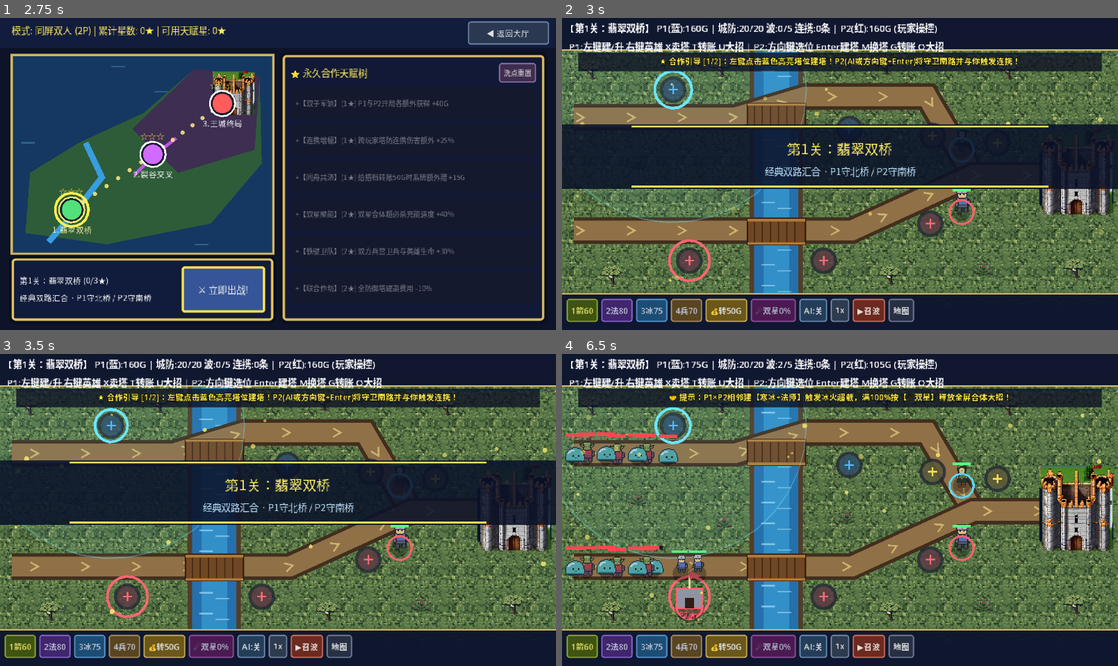
Above: before the commit, frames 1-4 (two rows, left to right).
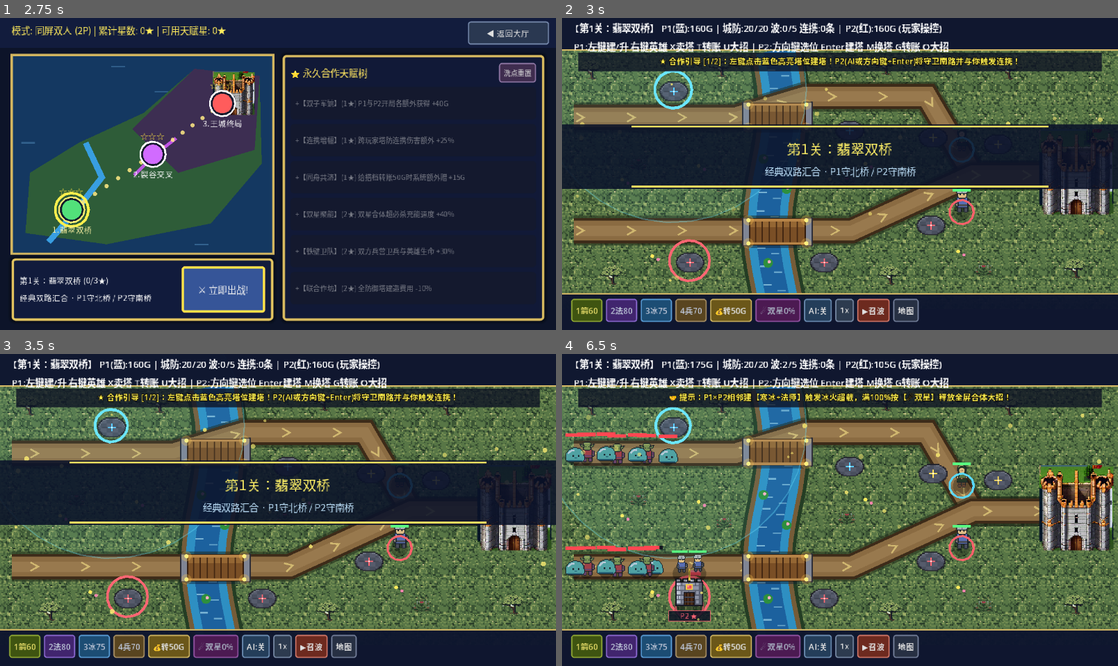
Above: after the commit, the same moments.

Repository: HinaKalo/twin-bastion-skyward-siege
Game: Godot game, scene res://game/scenes/title_lobby.tscn
Two runs of this game, one before a commit and one after it. Both use one fixed random seed, a clock stepped at 60 frames per second and the inputs below.
Inputs (mouse positions are in pixels of both pictures, inside the frame that each line leads up to):
- Up to frame 1 (2.75 s): click "▶ 单人 + 智能 AI 搭档（推荐即刻出征）" at 0.5 s; click "◀ 返回大厅" at 1.25 s; click "👥 同屏双人合作（P1键鼠/手柄0 + P2方向键/手柄1）" at 2 s
- Up to frame 2 (3 s): click "⚔ 立即出战!" at 2.75 s
- Up to frame 3 (3.5 s): no input
- Up to frame 4 (6.5 s): tap Enter (ui_accept) at 3.5 s; move the mouse to (962, 494) at 3.52 s; hold D (move_right) 3.53-4.25 s; tap K (attack_heavy) at 3.6 s; click (962, 494) at 3.67 s; tap Space (jump) at 3.77, 4.07 s; drag from (728, 525) to (812, 572) at 4.27 s; move the mouse to (895, 441) at 5.02 s; hold A (move_left) 5.03-5.75 s; tap L (dodge) at 5.1 s; drag from (812, 572) to (673, 463) at 5.77 s

Frame 1 is identical in both runs. In frame 2, 11% of the frame differs, in the area x 0-86%, y 1-98%; in frame 3, 11%; in frame 4, 15%.

Commit message:
feat(art): hand-crafted 32x36 pixel-art tower sprites, carved stone pad pedestals, winding emerald river with lotus lily pads & lantern bridges, and clean beacon/HUD padding

Diff:
--- /dev/null
+++ b/game/core/pixel_tower_sprites.gd
@@ -0,0 +1,262 @@
+class_name PixelTowerSprites
+extends RefCounted
+## Hand-Crafted Procedural 32x32 Pixel-Art Sprite Sheet Generator for Twin Bastion TD.
+## Generates authentic 1px-outlined, multi-tone shaded pixel-art ImageTextures (matching
+## KOEI / Kingdom Rush pixel density) for:
+## - 4 Tower Types × 2 Owners (P1 Sapphire / P2 Crimson) with brick masonry, timber grain,
+##   shingled roofs, glowing arcane crystals, glacier facets, and iron-bound fortress gates!
+## - Carved Stone Build Pad Pedestals (Blue / Crimson / Gold)
+## - Wooden Lantern Bridge Tiles & Lily Pads.
+
+static var _cache: Dictionary = {}
+
+
+static func get_tower_texture(tid: String, owner: int) -> ImageTexture:
+	var key := "%s_%d" % [tid, owner]
+	if _cache.has(key):
+		return _cache[key]
+	var img := Image.create(32, 36, false, Image.FORMAT_RGBA8)
+	img.fill(Color(0, 0, 0, 0))
+	var accent := Color(0.24, 0.72, 1.0) if owner == 1 else Color(0.96, 0.30, 0.36)
+	var accent_hi := accent.lightened(0.32)
+	var accent_dk := accent.darkened(0.38)
+
+	match tid:
+		"arrow":
+			_paint_arrow_tower(img, accent, accent_hi, accent_dk)
+		"mage":
+			_paint_mage_tower(img, accent, accent_hi, accent_dk)
+		"frost":
+			_paint_frost_tower(img, accent, accent_hi, accent_dk)
+		"barracks":
+			_paint_barracks_tower(img, accent, accent_hi, accent_dk)
+
+	var tex := ImageTexture.create_from_image(img)
+	_cache[key] = tex
+	return tex
+
+
+static func get_pad_texture(owner_hint: int) -> ImageTexture:
+	var key := "pad_%d" % owner_hint
+	if _cache.has(key):
+		return _cache[key]
+	var img := Image.create(28, 22, false, Image.FORMAT_RGBA8)
+	img.fill(Color(0, 0, 0, 0))
+	var rune := Color(0.36, 0.80, 1.0) if owner_hint == 1 else (Color(1.0, 0.42, 0.46) if owner_hint == 2 else Color(1.0, 0.88, 0.36))
+	var cx := 14.0
+	var cy := 11.0
+	for y in range(22):
+		for x in range(28):
+			var dx := (float(x) - cx) / 12.5
+			var dy := (float(y) - cy) / 8.8
+			var d := dx * dx + dy * dy
+			if d > 1.0:
+				continue
+			if d > 0.82:
+				img.set_pixel(x, y, Color(0.14, 0.14, 0.18, 0.95)) # dark pixel outline
+			elif d > 0.66:
+				var rim := Color(0.42, 0.44, 0.50) if y < 11 else Color(0.28, 0.30, 0.36)
+				img.set_pixel(x, y, rim)
+			else:
+				# Carved flagstone brick pattern
+				var brick := ((x / 5) + (y / 4)) % 2 == 0
+				var base := Color(0.34, 0.36, 0.42) if brick else Color(0.29, 0.31, 0.37)
+				if y == 11 and absf(float(x) - cx) < 9.0:
+					base = base.darkened(0.18)
+				img.set_pixel(x, y, base)
+	# Glowing center build cross rune
+	for i in range(-3, 4):
+		img.set_pixel(14 + i, 11, rune)
+		img.set_pixel(14, 11 + i, rune)
+	img.set_pixel(14, 11, Color.WHITE)
+	var tex := ImageTexture.create_from_image(img)
+	_cache[key] = tex
+	return tex
+
+
+static func _px(img: Image, x: int, y: int, c: Color) -> void:
+	if x >= 0 and x < img.get_width() and y >= 0 and y < img.get_height():
+		img.set_pixel(x, y, c)
+
+
+static func _rect_px(img: Image, x0: int, y0: int, w: int, h: int, c: Color) -> void:
+	for y in range(y0, y0 + h):
+		for x in range(x0, x0 + w):
+			_px(img, x, y, c)
+
+
+static func _outline(img: Image, x0: int, y0: int, w: int, h: int, c: Color) -> void:
+	for x in range(x0, x0 + w):
+		_px(img, x, y0, c)
+		_px(img, x, y0 + h - 1, c)
+	for y in range(y0, y0 + h):
+		_px(img, x0, y, c)
+		_px(img, x0 + w - 1, y, c)
+
+
+static func _paint_arrow_tower(img: Image, ac: Color, ac_hi: Color, ac_dk: Color) -> void:
+	var ink := Color(0.11, 0.08, 0.06)
+	var wood_dk := Color(0.36, 0.22, 0.11)
+	var wood_md := Color(0.54, 0.35, 0.18)
+	var wood_hi := Color(0.72, 0.50, 0.26)
+	var stone_dk := Color(0.36, 0.38, 0.44)
+	var stone_md := Color(0.52, 0.55, 0.62)
+
+	# Stone foundation plinth (y = 27..33)
+	_rect_px(img, 6, 27, 20, 6, stone_md)
+	for x in range(7, 25, 4):
+		_px(img, x, 28, stone_dk)
+		_px(img, x + 2, 30, stone_dk)
+	_outline(img, 6, 27, 20, 6, ink)
+
+	# Timber tower shaft with vertical wood planks & cross-bracing (y = 14..27)
+	_rect_px(img, 8, 14, 16, 14, wood_md)
+	for x in [10, 14, 18, 21]:
+		_rect_px(img, x, 15, 1, 12, wood_dk)
+	_rect_px(img, 9, 15, 2, 12, wood_hi)
+	# Arrow slit window
+	_rect_px(img, 15, 18, 2, 5, Color(0.10, 0.08, 0.12))
+	_outline(img, 8, 14, 16, 14, ink)
+
+	# Overhanging crenelated archer parapet (y = 9..15)
+	_rect_px(img, 5, 10, 22, 5, wood_hi)
+	_rect_px(img, 6, 13, 20, 2, wood_dk)
+	_outline(img, 5, 10, 22, 5, ink)
+	for mx in [5, 11, 17, 23]:
+		_rect_px(img, mx, 8, 4, 3, wood_hi)
+		_outline(img, mx, 8, 4, 3, ink)
+
+	# Shingled pointed roof in owner heraldic color (y = 1..9)
+	for row in range(8):
+		var half := 1 + row
+		var y := 2 + row
+		for x in range(16 - half, 16 + half):
+			var c := ac_hi if x < 15 else (ac if x < 17 else ac_dk)
+			if row % 2 == 1 and (x + row) % 3 == 0:
+				c = c.darkened(0.16)
+			_px(img, x, y, c)
+		_px(img, 16 - half, y, ink)
+		_px(img, 16 + half - 1, y, ink)
+	_px(img, 15, 1, Color(1.0, 0.92, 0.42))
+	_px(img, 16, 1, Color(1.0, 0.92, 0.42))
+
+
+static func _paint_mage_tower(img: Image, ac: Color, ac_hi: Color, _ac_dk: Color) -> void:
+	var ink := Color(0.08, 0.06, 0.14)
+	var st_dk := Color(0.18, 0.15, 0.28)
+	var st_md := Color(0.28, 0.24, 0.44)
+	var st_hi := Color(0.42, 0.36, 0.62)
+	var gold := Color(0.95, 0.80, 0.32)
+
+	# Stepped obsidian pedestal
+	_rect_px(img, 5, 28, 22, 5, st_dk)
+	_outline(img, 5, 28, 22, 5, ink)
+
+	# Tapered arcane stone spire (y = 12..28)
+	for y in range(12, 28):
+		var inset := 7 if y > 22 else (8 if y > 16 else 9)
+		for x in range(inset, 32 - inset):
+			var c := st_hi if x < inset + 3 else (st_md if x < 29 - inset else st_dk)
+			if (y % 4 == 0) or ((x + (y / 4) * 3) % 5 == 0):
+				c = c.darkened(0.14)
+			_px(img, x, y, c)
+		_px(img, inset, y, ink)
+		_px(img, 31 - inset, y, ink)
+
+	# Glowing owner rune band & arched window
+	_rect_px(img, 14, 17, 4, 7, ac)
+	_rect_px(img, 15, 18, 2, 5, ac_hi)
+	_rect_px(img, 8, 25, 16, 2, gold)
+
+	# Arcane cradle prongs holding floating violet crystal (y = 2..12)
+	_rect_px(img, 9, 9, 2, 4, gold)
+	_rect_px(img, 21, 9, 2, 4, gold)
+	# Faceted glowing crystal diamond
+	for dy in range(-5, 6):
+		var w: int = 5 - absi(dy)
+		for dx in range(-w, w + 1):
+			var col := Color(0.96, 0.70, 1.0) if dx < 0 else Color(0.70, 0.28, 0.96)
+			if absi(dx) == w:
+				col = Color(0.28, 0.10, 0.44)
+			_px(img, 16 + dx, 6 + dy, col)
+	_px(img, 15, 4, Color.WHITE)
+	_px(img, 15, 5, Color.WHITE)
+
+
+static func _paint_frost_tower(img: Image, ac: Color, ac_hi: Color, _ac_dk: Color) -> void:
+	var ink := Color(0.08, 0.16, 0.26)
+	var ice_dk := Color(0.20, 0.54, 0.80)
+	var ice_md := Color(0.42, 0.82, 0.96)
+	var ice_hi := Color(0.78, 0.96, 1.0)
+
+	# Snow-dusted stone base
+	_rect_px(img, 6, 27, 20, 6, Color(0.44, 0.52, 0.62))
+	_rect_px(img, 7, 27, 18, 2, Color(0.88, 0.95, 1.0))
+	_outline(img, 6, 27, 20, 6, ink)
+
+	# Main crystalline glacier obelisk (y = 3..27)
+	for y in range(3, 27):
+		var half := mini(8, 1 + (y - 3) / 3 + (2 if y > 14 else 0))
+		for x in range(16 - half, 16 + half):
+			var c := ice_hi if x < 15 else (ice_md if x < 18 else ice_dk)
+			if (x - y) % 6 == 0:
+				c = c.lightened(0.18)
+			_px(img, x, y, c)
+		_px(img, 16 - half, y, ink)
+		_px(img, 16 + half - 1, y, ink)
+
+	# Side ice shards + owner emblem crystal
+	for y in range(15, 27):
+		_px(img, 6, y, ice_md)
+		_px(img, 7, y, ice_hi)
+		_px(img, 24, y, ice_dk)
+		_px(img, 25, y, ice_md)
+	_rect_px(img, 13, 19, 6, 6, ac)
+	_rect_px(img, 14, 20, 3, 3, ac_hi)
+	_px(img, 16, 4, Color.WHITE)
+	_px(img, 16, 5, Color.WHITE)
+
+
+static func _paint_barracks_tower(img: Image, ac: Color, ac_hi: Color, ac_dk: Color) -> void:
+	var ink := Color(0.10, 0.10, 0.14)
+	var st_dk := Color(0.36, 0.38, 0.44)
+	var st_md := Color(0.56, 0.58, 0.65)
+	var st_hi := Color(0.74, 0.76, 0.82)
+	var gold := Color(0.96, 0.80, 0.30)
+
+	# Heavy stone bastion body (y = 12..33)
+	_rect_px(img, 4, 12, 24, 21, st_md)
+	_rect_px(img, 5, 13, 3, 19, st_hi)
+	_rect_px(img, 24, 13, 3, 19, st_dk)
+	# Brick courses
+	for y in range(15, 32, 4):
+		for x in range(5, 27):
+			_px(img, x, y, st_dk)
+		for x in range(6 + ((y / 4) % 2) * 3, 26, 6):
+			_rect_px(img, x, y - 3, 1, 3, st_dk)
+	_outline(img, 4, 12, 24, 21, ink)
+
+	# Crenellations on roof
+	for mx in [4, 10, 16, 22]:
+		_rect_px(img, mx, 9, 5, 4, st_hi)
+		_outline(img, mx, 9, 5, 4, ink)
+
+	# Iron-bound arched wooden garrison gate (y = 21..32)
+	_rect_px(img, 11, 22, 10, 10, Color(0.30, 0.18, 0.10))
+	_rect_px(img, 12, 21, 8, 1, Color(0.30, 0.18, 0.10))
+	for gx in [13, 16, 19]:
+		_rect_px(img, gx, 22, 1, 10, Color(0.18, 0.10, 0.06))
+	_rect_px(img, 11, 25, 10, 1, Color(0.24, 0.26, 0.32))
+	_rect_px(img, 11, 29, 10, 1, Color(0.24, 0.26, 0.32))
+	_outline(img, 11, 21, 10, 12, ink)
+
+	# Heraldic Shield Emblem above gate
+	_rect_px(img, 13, 14, 6, 5, ac)
+	_rect_px(img, 14, 15, 2, 2, ac_hi)
+	_outline(img, 13, 14, 6, 5, gold)
+
+	# Tall Flagpole & Owner Pennant on top (y = 1..9)
+	_rect_px(img, 15, 1, 2, 10, gold)
+	_rect_px(img, 17, 2, 9, 5, ac)
+	_rect_px(img, 17, 2, 9, 2, ac_hi)
+	_rect_px(img, 17, 6, 7, 1, ac_dk)
--- a/game/core/tower_art_renderer.gd
+++ b/game/core/tower_art_renderer.gd
@@ -50,15 +50,29 @@
 			for tx in range(0, 480, 32):
 				for ty in range(28, 240, 32):
 					canvas.draw_texture_rect(meadow_tex, Rect2(Vector2(tx, ty), Vector2(32, 32)), false)
-		# Animated Shimmering Emerald River cutting through x = 165..205
-		canvas.draw_rect(Rect2(162, 28, 46, 210), Color(0.32, 0.24, 0.16)) # riverbank
-		canvas.draw_rect(Rect2(166, 28, 38, 210), Color(0.14, 0.44, 0.68))
-		canvas.draw_rect(Rect2(174, 28, 22, 210), Color(0.20, 0.56, 0.78))
-		for ry in range(36, 232, 18):
-			var off := fmod(t * 22.0 + float(ry), 18.0)
-			var wy := 30.0 + fmod(float(ry) + off, 204.0)
-			canvas.draw_line(Vector2(172, wy), Vector2(184, wy), Color(0.75, 0.94, 1.0, 0.55), 1.4)
-			canvas.draw_line(Vector2(186, wy + 5), Vector2(198, wy + 5), Color(0.75, 0.94, 1.0, 0.45), 1.2)
+		# Organic Gently-Winding Shimmering Emerald River (x ~ 170..202)
+		var bank_pts := PackedVector2Array()
+		var shore_pts := PackedVector2Array()
+		var deep_pts := PackedVector2Array()
+		for ry_i in range(0, 16):
+			var y := 28.0 + float(ry_i) * 14.5
+			var cx := 184.0 + sin(float(ry_i) * 0.45) * 6.5
+			bank_pts.append(Vector2(cx, y))
+			shore_pts.append(Vector2(cx, y))
+			deep_pts.append(Vector2(cx, y))
+		canvas.draw_polyline(bank_pts, Color(0.14, 0.24, 0.14), 48.0) # lush riverbank moss
+		canvas.draw_polyline(bank_pts, Color(0.46, 0.36, 0.22), 42.0) # sandy pebble shore
+		canvas.draw_polyline(shore_pts, Color(0.18, 0.56, 0.76), 34.0) # turquoise shallows
+		canvas.draw_polyline(deep_pts, Color(0.11, 0.38, 0.62), 20.0) # deep emerald-blue channel
+		# Animated pixel water sparkles & lily pads
+		for ry in range(36, 232, 16):
+			var wy := 32.0 + fmod(float(ry) + t * 18.0, 202.0)
+			var cx := 184.0 + sin((wy - 28.0) / 14.5 * 0.45) * 6.5
+			canvas.draw_line(Vector2(cx - 10, wy), Vector2(cx - 3, wy), Color(0.76, 0.96, 1.0, 0.55), 1.3)
+			canvas.draw_line(Vector2(cx + 2, wy + 5), Vector2(cx + 9, wy + 5), Color(0.76, 0.96, 1.0, 0.45), 1.2)
+		for lp in [Vector2(174, 122), Vector2(194, 148), Vector2(178, 212)]:
+			canvas.draw_circle(lp, 4.2, Color(0.18, 0.56, 0.24))
+			canvas.draw_circle(lp + Vector2(1, -1), 1.4, Color(1.0, 0.68, 0.78)) # tiny lotus flower
 		# Decorative Trees, Bushes & Wildflowers
 		if tree_tex != null:
 			for tp in [Vector2(26, 46), Vector2(138, 44), Vector2(280, 42), Vector2(386, 46), Vector2(44, 224), Vector2(284, 224), Vector2(444, 218)]:
@@ -66,6 +80,9 @@
 		if bush_tex != null:
 			for bp in [Vector2(66, 126), Vector2(140, 146), Vector2(246, 142), Vector2(364, 218)]:
 				canvas.draw_texture_rect(bush_tex, Rect2(bp - Vector2(8, 8), Vector2(16, 14)), false)
+		for fp in [Vector2(52, 140), Vector2(118, 128), Vector2(262, 126), Vector2(342, 202), Vector2(78, 206)]:
+			canvas.draw_circle(fp, 1.6, Color(1.0, 0.92, 0.36))
+			canvas.draw_circle(fp + Vector2(5, 3), 1.4, Color(0.95, 0.52, 0.68))
 
 	elif biome == "rift":
 		# 2. Twilight Highlands + Glowing Volcanic/Arcane Rift Fissures!
@@ -111,79 +128,55 @@
 static func draw_biome_bridges(canvas: CanvasItem, biome: String) -> void:
 	if biome != "bridge":
 		return
-	# Wooden plank bridges over the Emerald River at North (y=80) & South (y=184) crossings!
+	# Detailed Stone-Pier Timber Bridges with Water Drop Shadow & Warm Corner Lanterns!
 	for by in [74.0, 174.0]:
-		canvas.draw_rect(Rect2(160, by, 50, 22), Color(0.44, 0.28, 0.14))
-		canvas.draw_rect(Rect2(160, by, 50, 22), Color(0.22, 0.12, 0.05), false, 1.4)
-		for px in range(166, 208, 7):
-			canvas.draw_line(Vector2(px, by + 1), Vector2(px, by + 21), Color(0.28, 0.16, 0.08), 1.0)
-		# Top & bottom wooden railings
-		canvas.draw_line(Vector2(160, by + 1), Vector2(210, by + 1), Color(0.68, 0.48, 0.24), 2.2)
-		canvas.draw_line(Vector2(160, by + 21), Vector2(210, by + 21), Color(0.68, 0.48, 0.24), 2.2)
+		# Shadow on water below bridge
+		canvas.draw_rect(Rect2(160, by + 18, 52, 7), Color(0.04, 0.10, 0.18, 0.45))
+		# Stone abutments on left/right shores
+		canvas.draw_rect(Rect2(156, by - 1, 7, 24), Color(0.50, 0.52, 0.58))
+		canvas.draw_rect(Rect2(209, by - 1, 7, 24), Color(0.50, 0.52, 0.58))
+		canvas.draw_rect(Rect2(156, by - 1, 7, 24), Color(0.18, 0.18, 0.22), false, 1.0)
+		canvas.draw_rect(Rect2(209, by - 1, 7, 24), Color(0.18, 0.18, 0.22), false, 1.0)
+		# Shaded timber deck planks
+		canvas.draw_rect(Rect2(162, by, 48, 22), Color(0.48, 0.31, 0.15))
+		canvas.draw_rect(Rect2(162, by + 2, 48, 5), Color(0.58, 0.40, 0.20))
+		canvas.draw_rect(Rect2(162, by, 48, 22), Color(0.20, 0.11, 0.05), false, 1.2)
+		for px in range(167, 208, 6):
+			canvas.draw_line(Vector2(px, by + 1), Vector2(px, by + 21), Color(0.26, 0.15, 0.07), 1.0)
+		# Top & bottom wooden railings + warm glowing bridge posts
+		canvas.draw_line(Vector2(160, by + 1), Vector2(212, by + 1), Color(0.72, 0.52, 0.28), 2.2)
+		canvas.draw_line(Vector2(160, by + 21), Vector2(212, by + 21), Color(0.72, 0.52, 0.28), 2.2)
+		for lx in [161.0, 211.0]:
+			for ly in [by + 1.0, by + 21.0]:
+				canvas.draw_circle(Vector2(lx, ly), 4.5, Color(1.0, 0.78, 0.30, 0.28))
+				canvas.draw_circle(Vector2(lx, ly), 1.8, Color(1.0, 0.94, 0.50))
 
 
 static func draw_tower_detailed(canvas: CanvasItem, tid: String, p: Vector2, level: int, owner: int, t: float, font: Font) -> void:
-	var ocol := Color(0.32, 0.78, 1.0) if owner == 1 else Color(1.0, 0.38, 0.44)
-	var ocol_dark := ocol.darkened(0.42)
-	var lvl_scale := 1.0 + float(maxi(0, level - 1)) * 0.08
+	var ocol := Color(0.32, 0.80, 1.0) if owner == 1 else Color(1.0, 0.40, 0.46)
+	var bob := sin(t * 4.5 + p.x * 0.1) * 1.4 if tid == "mage" else 0.0
 
-	# Soft ground shadow + Owner Heraldic Pedestal Ring
-	canvas.draw_circle(p + Vector2(0, 9), 13.0 * lvl_scale, Color(0.0, 0.0, 0.0, 0.35))
-	canvas.draw_circle(p + Vector2(0, 8), 11.5 * lvl_scale, Color(ocol.r, ocol.g, ocol.b, 0.28))
-	canvas.draw_arc(p + Vector2(0, 8), 11.5 * lvl_scale, 0.0, TAU, 18, ocol, 1.6)
+	# Ground Shadow + Subtle Owner Ring
+	canvas.draw_circle(p + Vector2(0, 9), 13.0, Color(0.0, 0.0, 0.0, 0.36))
+	canvas.draw_arc(p + Vector2(0, 8), 12.0, 0.0, TAU, 18, Color(ocol.r, ocol.g, ocol.b, 0.65), 1.4)
 
-	match tid:
-		"arrow":
-			# Multi-tier Wooden/Stone Watchtower with Battlements & Roof Pennant
-			var base_col := Color(0.56, 0.38, 0.20) if level == 1 else (Color(0.54, 0.56, 0.62) if level == 2 else Color(0.72, 0.64, 0.46))
-			canvas.draw_rect(Rect2(p + Vector2(-9, -6), Vector2(18, 16)), base_col)
-			canvas.draw_rect(Rect2(p + Vector2(-11, -11), Vector2(22, 6)), base_col.lightened(0.14))
-			for bx in [-11, -5, 1, 7]:
-				canvas.draw_rect(Rect2(p + Vector2(bx, -14), Vector2(4, 3)), base_col.lightened(0.22))
-			canvas.draw_rect(Rect2(p + Vector2(-9, -6), Vector2(18, 16)), Color(0.16, 0.10, 0.06), false, 1.2)
-			# Owner-colored pointed archer roof + fluttering pennant on Lv2+
-			canvas.draw_polygon(PackedVector2Array([p + Vector2(-8, -14), p + Vector2(8, -14), p + Vector2(0, -22 - level)]), PackedColorArray([ocol_dark]))
-			canvas.draw_polygon(PackedVector2Array([p + Vector2(0, -14), p + Vector2(8, -14), p + Vector2(0, -22 - level)]), PackedColorArray([ocol]))
-			if level >= 2:
-				var wave := sin(t * 8.0) * 2.0
-				canvas.draw_line(p + Vector2(0, -22 - level), p + Vector2(0, -28 - level), Color(1.0, 0.92, 0.55), 1.2)
-				canvas.draw_polygon(PackedVector2Array([p + Vector2(0, -28 - level), p + Vector2(8, -26 - level + wave), p + Vector2(0, -24 - level)]), PackedColorArray([Color(1.0, 0.88, 0.25)]))
+	# Hand-Crafted 32x36 Pixel-Art Tower Sprite!
+	var tex := PixelTowerSprites.get_tower_texture(tid, owner)
+	if tex != null:
+		canvas.draw_texture_rect(tex, Rect2(p - Vector2(16, 25 - bob), Vector2(32, 36)), false)
 
-		"mage":
-			# Arcane Spire with Orbiting/Bobbing Crystal Orb (Lv3 adds twin orbiting runes!)
-			var bob := sin(t * 5.0 + p.x * 0.1) * 2.2
-			canvas.draw_rect(Rect2(p + Vector2(-8, -8), Vector2(16, 18)), Color(0.22, 0.18, 0.36))
-			canvas.draw_rect(Rect2(p + Vector2(-10, 4), Vector2(20, 6)), Color(0.32, 0.26, 0.48))
-			canvas.draw_rect(Rect2(p + Vector2(-8, -8), Vector2(16, 18)), ocol, false, 1.3)
-			# Glowing Violet Crystal Core
-			var orb_p := p + Vector2(0, -15 + bob)
-			canvas.draw_circle(orb_p, 7.0 + level, Color(0.76, 0.32, 1.0, 0.32))
-			canvas.draw_circle(orb_p, 4.2 + float(level) * 0.6, Color(0.92, 0.56, 1.0))
-			canvas.draw_circle(orb_p + Vector2(-1.2, -1.2), 1.6, Color.WHITE)
-			if level >= 2:
-				var ang := t * 3.5
-				canvas.draw_circle(orb_p + Vector2(cos(ang), sin(ang)) * 8.0, 1.8, ocol)
-				if level >= 3:
-					canvas.draw_circle(orb_p + Vector2(cos(ang + PI), sin(ang + PI)) * 8.0, 1.8, Color(1.0, 0.92, 0.35))
+	# Tier Lv2 / Lv3 Golden Aura & Orbiting Runes
+	if level >= 2:
+		var ang := t * 3.2
+		var orb_r := 13.5
+		canvas.draw_circle(p + Vector2(cos(ang) * orb_r, -10.0 + sin(ang) * 4.5), 2.0, Color(1.0, 0.92, 0.38))
+		if level >= 3:
+			canvas.draw_circle(p + Vector2(cos(ang + PI) * orb_r, -10.0 + sin(ang + PI) * 4.5), 2.2, ocol)
+			canvas.draw_arc(p + Vector2(0, 8), 14.5, 0.0, TAU, 20, Color(1.0, 0.90, 0.35, 0.70), 1.2)
 
-		"frost":
-			# Faceted Glacier Obelisk with Shimmering Cyan Aura
-			var shimmer := 0.75 + 0.25 * sin(t * 6.0)
-			canvas.draw_polygon(PackedVector2Array([p + Vector2(-10, 10), p + Vector2(10, 10), p + Vector2(6, -9), p + Vector2(0, -20 - level * 2), p + Vector2(-6, -9)]), PackedColorArray([Color(0.30, 0.70, 0.94)]))
-			canvas.draw_polygon(PackedVector2Array([p + Vector2(0, 10), p + Vector2(10, 10), p + Vector2(6, -9), p + Vector2(0, -20 - level * 2)]), PackedColorArray([Color(0.64, 0.94, 1.0)]))
-			canvas.draw_circle(p + Vector2(0, -17 - level * 2), 3.2 + level * 0.5, Color(0.85, 1.0, 1.0, shimmer))
-			canvas.draw_rect(Rect2(p + Vector2(-4, 2), Vector2(8, 5)), ocol)
-
-		"barracks":
-			# Fortified Stone Garrison with Archway, Gold Trim & Fluttering Owner Banner
-			var wave := sin(t * 7.5) * 2.0
-			canvas.draw_rect(Rect2(p + Vector2(-11, -7), Vector2(22, 17)), Color(0.56, 0.58, 0.64))
-			canvas.draw_rect(Rect2(p + Vector2(-11, -7), Vector2(22, 17)), Color(0.95, 0.80, 0.32) if level >= 2 else ocol, false, 1.6)
-			canvas.draw_rect(Rect2(p + Vector2(-4, 1), Vector2(8, 9)), Color(0.18, 0.12, 0.08))
-			canvas.draw_line(p + Vector2(0, -7), p + Vector2(0, -21 - level), Color(0.95, 0.88, 0.65), 1.5)
-			canvas.draw_polygon(PackedVector2Array([p + Vector2(0, -21 - level), p + Vector2(11, -18 - level + wave), p + Vector2(0, -14 - level)]), PackedColorArray([ocol]))
-
-	# Crisp Level Stars / Owner Tag
+	# Crisp Dark-Pill Nameplate (never clashes with ground ring!)
 	var stars := "★".repeat(clampi(level, 1, 3))
-	canvas.draw_string(font, p + Vector2(-21, 19), "P%d %s" % [owner, stars], HORIZONTAL_ALIGNMENT_CENTER, 42, 6, Color(0.05, 0.04, 0.08))
-	canvas.draw_string(font, p + Vector2(-22, 18), "P%d %s" % [owner, stars], HORIZONTAL_ALIGNMENT_CENTER, 42, 6, ocol)
+	var tag := "P%d %s" % [owner, stars]
+	canvas.draw_rect(Rect2(p + Vector2(-18, 12), Vector2(36, 9)), Color(0.05, 0.07, 0.14, 0.85))
+	canvas.draw_rect(Rect2(p + Vector2(-18, 12), Vector2(36, 9)), Color(ocol.r, ocol.g, ocol.b, 0.75), false, 0.8)
+	canvas.draw_string(font, p + Vector2(-18, 19), tag, HORIZONTAL_ALIGNMENT_CENTER, 36, 6, ocol)
--- a/game/scenes/coop_battle.gd
+++ b/game/scenes/coop_battle.gd
@@ -145,8 +145,8 @@
 	layer.add_child(sep)
 
 	_hud_top = Label.new()
-	_hud_top.position = Vector2(6, 2)
-	_hud_top.custom_minimum_size = Vector2(468, 24)
+	_hud_top.position = Vector2(10, 2)
+	_hud_top.custom_minimum_size = Vector2(460, 24)
 	_hud_top.add_theme_font_size_override("font_size", 8)
 	layer.add_child(_hud_top)
 
@@ -182,7 +182,7 @@
 	layer.add_child(bot_sep)
 
 	var row := HBoxContainer.new()
-	row.position = Vector2(4, 243)
+	row.position = Vector2(8, 243)
 	row.add_theme_constant_override("separation", 3)
 	layer.add_child(row)
 
@@ -319,7 +319,9 @@
 	match _tutorial_step:
 		0:
 			if not director.pads.is_empty():
-				_guide_beacon.point_to(director.pads[0]["pos"], "▼ P1点此建塔 ▼")
+				var p0: Vector2 = director.pads[0]["pos"]
+				_guide_beacon.badge_y_offset = 16.0 if p0.y < 85.0 else -24.0
+				_guide_beacon.point_to(p0, "▲ P1点此建塔 ▲" if p0.y < 85.0 else "▼ P1点此建塔 ▼")
 			_guide_banner.text = "★ 合作引导 [1/2]：左键点击蓝色高亮塔位建塔！P2(AI或方向键+Enter)将守卫南路并与你触发连携！"
 		1:
 			_guide_beacon.clear_target()
@@ -482,14 +484,17 @@
 	# 1. Biome-Specific Pixel-Art Battlefield Backdrop!
 	TowerArtRenderer.draw_biome_backdrop(self, biome, _flow_t, _retro_tex("tile_meadow.png"), _retro_tex("tile_stone.png"), tree_tex, bush_tex)
 
-	# 2. Multi-Lane Roads + Animated Flowing Directional Chevrons
-	var road_outer := Color(0.26, 0.18, 0.12) if biome == "bridge" else (Color(0.22, 0.16, 0.28) if biome == "rift" else Color(0.28, 0.26, 0.30))
-	var road_inner := Color(0.56, 0.44, 0.28) if biome == "bridge" else (Color(0.42, 0.34, 0.48) if biome == "rift" else Color(0.48, 0.46, 0.50))
+	# 2. Multi-Lane Roads (Grassy Trim + Stone Rim + Shaded Dirt/Cobble Center + Animated Chevrons)
+	var road_outer := Color(0.24, 0.17, 0.10) if biome == "bridge" else (Color(0.20, 0.14, 0.26) if biome == "rift" else Color(0.24, 0.23, 0.28))
+	var road_inner := Color(0.54, 0.42, 0.26) if biome == "bridge" else (Color(0.40, 0.32, 0.46) if biome == "rift" else Color(0.46, 0.44, 0.50))
+	var road_center := Color(0.64, 0.52, 0.34, 0.55) if biome == "bridge" else (Color(0.50, 0.42, 0.58, 0.45) if biome == "rift" else Color(0.56, 0.54, 0.60, 0.45))
 	for lane in director.engine.lanes.values():
 		var l := lane as TDPathLane
 		if l.waypoints.size() >= 2:
-			draw_polyline(l.waypoints, road_outer, 23.0)
+			draw_polyline(l.waypoints, Color(0.10, 0.14, 0.08, 0.50), 26.0)
+			draw_polyline(l.waypoints, road_outer, 22.0)
 			draw_polyline(l.waypoints, road_inner, 17.0)
+			draw_polyline(l.waypoints, road_center, 9.0)
 			var total_len: float = l.total_length
 			if total_len > 24.0:
 				var spacing := 44.0
@@ -510,18 +515,16 @@
 	if gate_tex != null:
 		draw_texture_rect(gate_tex, Rect2(Vector2(412, 96), Vector2(64, 74)), false)
 
-	# 4. Build Pads + Selected Range Circle Preview!
+	# 4. Carved Stone Build Pad Pedestals + Selected Range Circle Preview!
 	for i in range(director.pads.size()):
 		var pad: Dictionary = director.pads[i]
 		var pp: Vector2 = pad["pos"]
 		var pid := str(pad["id"])
 		var hint := int(pad.get("owner_hint", 0))
-		var base_col := Color(0.32, 0.72, 1.0) if hint == 1 else (Color(1.0, 0.42, 0.45) if hint == 2 else Color(1.0, 0.88, 0.30))
 		if not director.pad_to_tower_uid.has(pid):
-			draw_circle(pp, 11.5, Color(0.14, 0.16, 0.20, 0.82))
-			draw_circle(pp, 8.8, Color(base_col.r, base_col.g, base_col.b, 0.22))
-			draw_line(pp + Vector2(-4, 0), pp + Vector2(4, 0), base_col, 1.4)
-			draw_line(pp + Vector2(0, -4), pp + Vector2(0, 4), base_col, 1.4)
+			var ptex := PixelTowerSprites.get_pad_texture(hint)
+			if ptex != null:
+				draw_texture_rect(ptex, Rect2(pp - Vector2(14, 10), Vector2(28, 22)), false)
 		if i == _p1_pad_idx:
 			var pr := 15.0 + 1.2 * sin(_flow_t * 6.0)
 			draw_arc(pp, pr, 0.0, TAU, 20, Color(0.42, 0.90, 1.0), 2.4)
Not shown, added: game/core/pixel_tower_sprites.gd.uid
